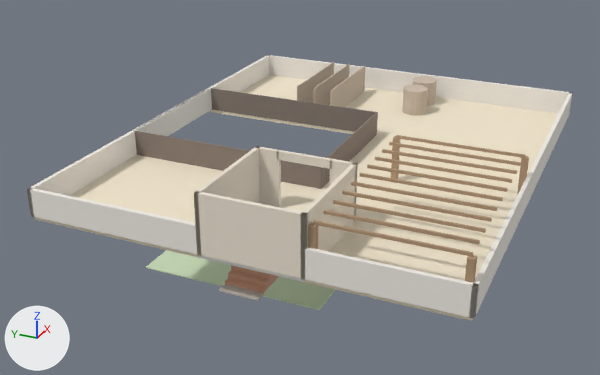
Renders of the glTF model modelos/casona/n2.glb from each side of a commit.
One viewpoint serves both versions: a camera (50 mm lens) standing at (-56.7, -24.2, 25.1) and looking at (-1.1, 0.8, -2.6). The lights are fixed; the arrows at lower left show +X, +Y and +Z. The older version comes first. Vertices at exactly the same position are counted once.
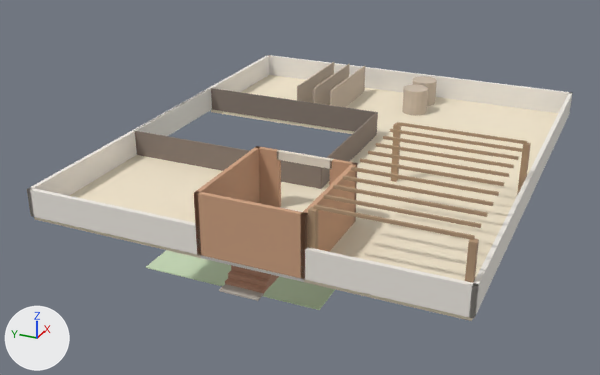
Where the newer file only moved an object's origin or applied its transform, the numbers keep the older frame.

Where the change shows, as pixel boxes (x1, y1, x2, y2) in the pictures (600 x 375 px):
'n2_muro_3', recoloured (pale yellow to brown): (194, 191, 307, 279) in both
'n2_muro_1', recoloured (darker): (301, 164, 357, 278) in both
'n2_muro_2', recoloured (pale yellow to brown): (194, 147, 260, 255) in both
'n2_viga_0', moved: before (313, 220, 473, 257); after (313, 205, 475, 240)
'n2_viga_1', moved: before (324, 210, 480, 244); after (324, 194, 481, 228)
'n2_viga_2', moved: before (333, 200, 486, 233); after (333, 185, 488, 217)
'n2_viga_3', moved: before (342, 190, 492, 222); after (343, 176, 493, 206)
'n2_muro_5', recoloured (pale yellow to brown): (255, 146, 281, 207) in both
'n2_viga_4', moved: before (351, 181, 497, 211); after (351, 167, 499, 196)
'n2_viga_5', moved: before (359, 173, 503, 201); after (360, 158, 504, 186)
'n2_viga_6', moved: before (367, 164, 508, 192); after (368, 151, 509, 177)
'n2_viga_7', moved: before (375, 157, 512, 183); after (376, 143, 514, 168)
'n2_viga_8', moved: before (382, 149, 517, 174); after (383, 136, 519, 160)
'n2_viga_9', moved: before (389, 142, 521, 166); after (390, 129, 523, 152)
'n2_viga_10', moved: before (396, 135, 526, 158); after (397, 122, 527, 145)
'n2_poste_0', moved, rescaled: before (465, 255, 477, 283); after (465, 239, 479, 283)
'n2_poste_2', moved, rescaled: before (308, 222, 318, 249); after (308, 207, 318, 249)
'n2_muro_4', recoloured (pale yellow to brown): (329, 159, 357, 221) in both

What the commit changed:
Material 'muro' (mat_muro) changes colour from pale yellow #efe5d4 to brown #cea281; in linear values from (0.86, 0.78, 0.66) to (0.62, 0.36, 0.22).
me_n2_poste_0 is used by ob_n2_poste_0; location (-17.6, -16.6, 1.7).
me_n2_poste_0 had 8 vertices, 12 faces and spanned x -0.22..0.22, y -0.22..0.22, z -1.7..1.7.
me_n2_poste_0 now has 8 vertices, 12 faces and spans x -0.22..0.22, y -0.22..0.22, z -1.7..2.7.
me_n2_poste_0 part 1: the whole mesh is scaled about its middle by (1, 1, 1.29), then moved by (0.0, 0.0, 0.5).
me_n2_poste_2 is used by ob_n2_poste_2; location (-17.6, -7.4, 1.7).
me_n2_poste_2 had 8 vertices, 12 faces and spanned x -0.22..0.22, y -0.22..0.22, z -1.7..1.7.
me_n2_poste_2 now has 8 vertices, 12 faces and spans x -0.22..0.22, y -0.22..0.22, z -1.7..2.7.
me_n2_poste_2 part 2: the whole mesh is scaled about its middle by (1, 1, 1.29), then moved by (0.0, 0.0, 0.5).
Object 'n2_viga_0' (ob_n2_viga_0) moves from (-17.5, -12.0, 3.5) to (-17.5, -12.0, 4.5).
Object 'n2_viga_1' (ob_n2_viga_1) moves from (-16.0, -12.0, 3.5) to (-16.0, -12.0, 4.5).
Object 'n2_viga_2' (ob_n2_viga_2) moves from (-14.5, -12.0, 3.5) to (-14.5, -12.0, 4.5).
Object 'n2_viga_3' (ob_n2_viga_3) moves from (-13.0, -12.0, 3.5) to (-13.0, -12.0, 4.5).
Object 'n2_viga_4' (ob_n2_viga_4) moves from (-11.5, -12.0, 3.5) to (-11.5, -12.0, 4.5).
Object 'n2_viga_5' (ob_n2_viga_5) moves from (-10.0, -12.0, 3.5) to (-10.0, -12.0, 4.5).
Object 'n2_viga_6' (ob_n2_viga_6) moves from (-8.5, -12.0, 3.5) to (-8.5, -12.0, 4.5).
Object 'n2_viga_7' (ob_n2_viga_7) moves from (-7.0, -12.0, 3.5) to (-7.0, -12.0, 4.5).
Object 'n2_viga_8' (ob_n2_viga_8) moves from (-5.5, -12.0, 3.5) to (-5.5, -12.0, 4.5).
Object 'n2_viga_9' (ob_n2_viga_9) moves from (-4.0, -12.0, 3.5) to (-4.0, -12.0, 4.5).
Object 'n2_viga_10' (ob_n2_viga_10) moves from (-2.5, -12.0, 3.5) to (-2.5, -12.0, 4.5).
